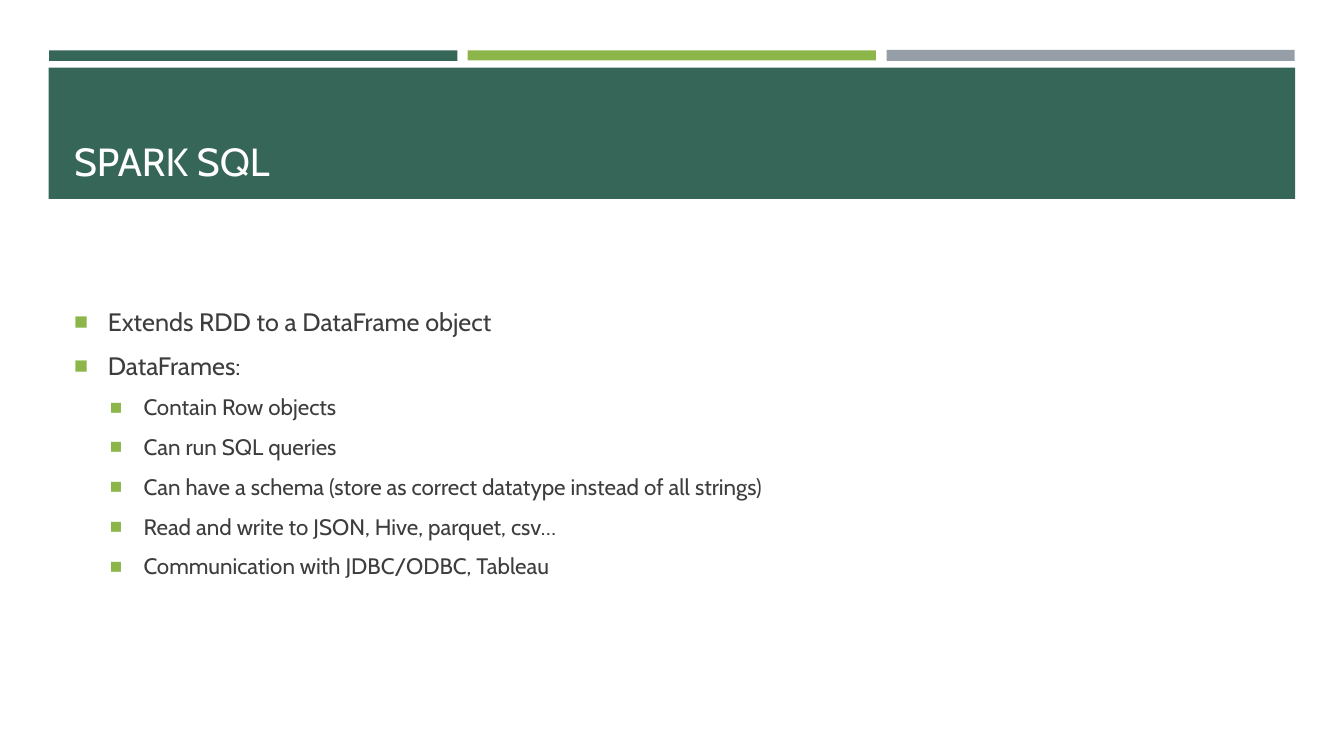
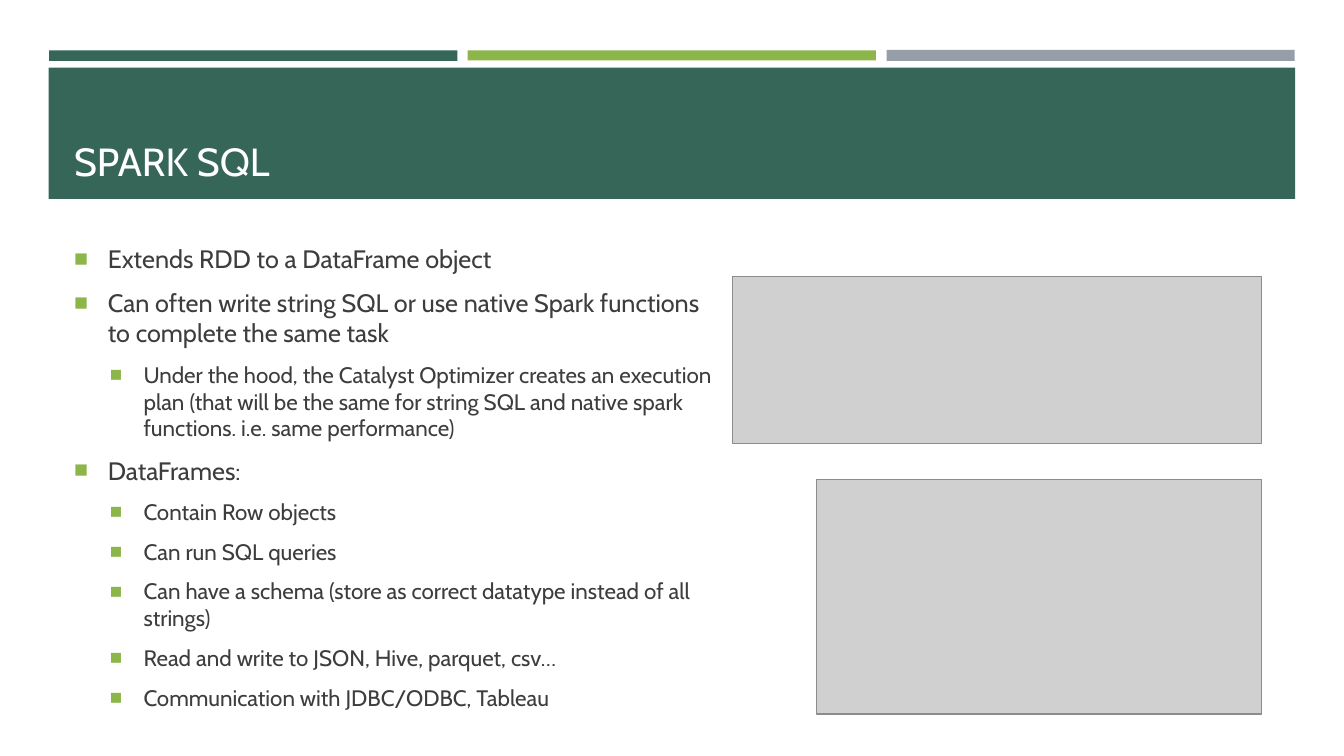
Before and after one commit to e-m-wilson/data_engineering, a slide deck: slide 50 of spark/Spark.pptx. Drawn at 1344x756 pixels with LibreOffice and Linux fonts; fonts in the diff are those of the drawing; grey boxes stand for pictures. Boxes give left, top, right and bottom in pixels: in the first picture for what was removed or moved away, otherwise in the second. Text is boxed around its words. In the diff, an @@ line names an element or a change of style, - is before the commit and + after.

```diff
--- a/spark/Spark.pptx
+++ b/spark/Spark.pptx
@@ text at [108, 293, 711, 442]: paragraphs added @@
+■ Can often write string SQL or use native Spark functions to complete the same task
+  ■ Under the hood, the Catalyst Optimizer creates an execution plan (that will be the same for string SQL and native spark functions. i.e. same performance)
@@ picture added at [733, 276, 1261, 443] @@
@@ picture added at [817, 480, 1261, 715] @@
```
Also in this commit, not shown: 3 other slides changed, 34 slides added, 6 other files.
